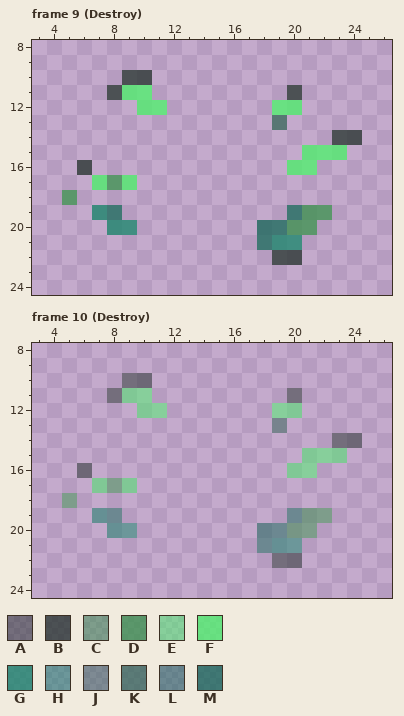
Pixel-art file: game/The Slime King/Assets/Art/Environment/Props/bushB.aseprite. The first picture shows the starting point.
32x32 pixels, 11 frames. Colours within 5 levels of each other are drawn and written as one. Shown: frame 9 (Destroy): x 3..26, y 8..24; frame 10 (Destroy): x 3..26, y 8..24. The commit also changed other frames, which this record leaves out.
Palette (. is transparent): A #24332c80  B #24332cbf  C #38914a80  D #38914abf  E #4af4697f  F #4af469be  G #148568bf  H #14856880  J #386b5b80  K #386b5bbf  L #14675680  M #146756bf
After:
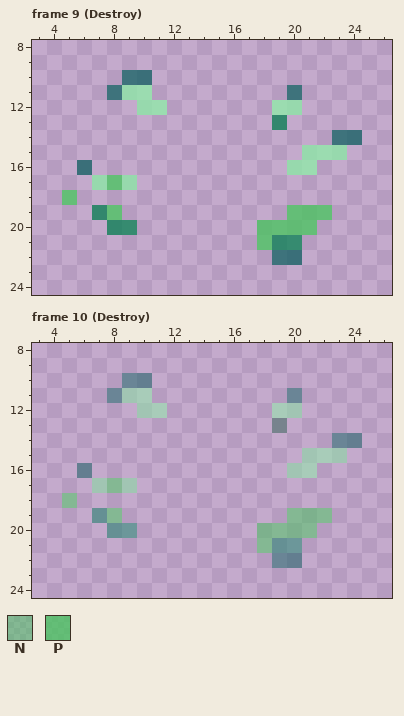
Colours new in this view: N #44c55b80  P #44c55bbf
Difference:
{"colour":"A","old":"#24332c80","new":"#11606180"}
{"colour":"B","old":"#24332cbf","new":"#116061bf"}
{"colour":"E","old":"#4af4697f","new":"#8deda780"}
{"colour":"F","old":"#4af469be","new":"#8deda7bf"}
{"colour":"G","old":"#148568bf","new":"#068051bf"}
{"where": "frame 9 (Destroy)"}
{"frame":9,"y":13,"x":19,"old":"K","new":"G"}
{"frame":9,"y":17,"x":8,"old":"D","new":"P"}
{"frame":9,"y":18,"x":5,"old":"D","new":"P"}
{"frame":9,"y":19,"x":8,"old":"M","new":"P"}
{"frame":9,"y":19,"x":20,"old":"MDD","new":"PPP"}
{"frame":9,"y":20,"x":18,"old":"MMDD","new":"PPPP"}
{"frame":9,"y":21,"x":18,"old":"M","new":"P"}
{"where": "frame 10 (Destroy)"}
{"frame":10,"y":17,"x":8,"old":"C","new":"N"}
{"frame":10,"y":18,"x":5,"old":"C","new":"N"}
{"frame":10,"y":19,"x":8,"old":"L","new":"N"}
{"frame":10,"y":19,"x":20,"old":"LCC","new":"NNN"}
{"frame":10,"y":20,"x":18,"old":"LLCC","new":"NNNN"}
{"frame":10,"y":21,"x":18,"old":"L","new":"N"}
{"label":"changed","picture_box":[62,70,167,235]}
{"label":"changed","picture_box":[257,85,362,265]}
{"label":"changed","picture_box":[62,373,167,523]}
{"label":"changed","picture_box":[257,388,362,568]}
